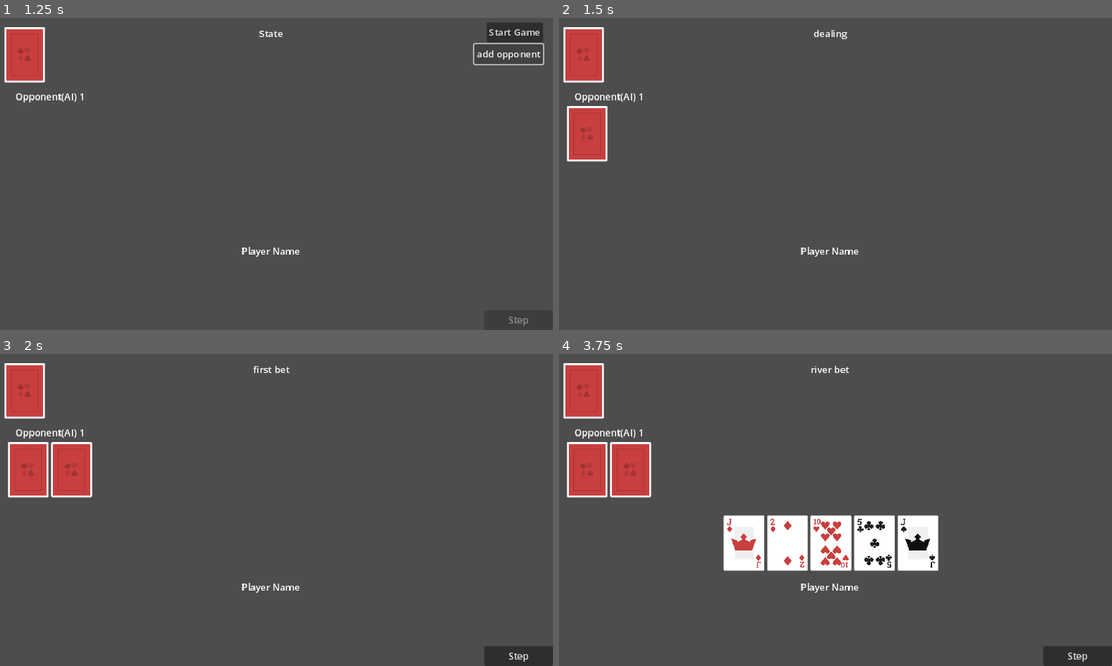
Above: before the commit, frames 1-4 (two rows, left to right).
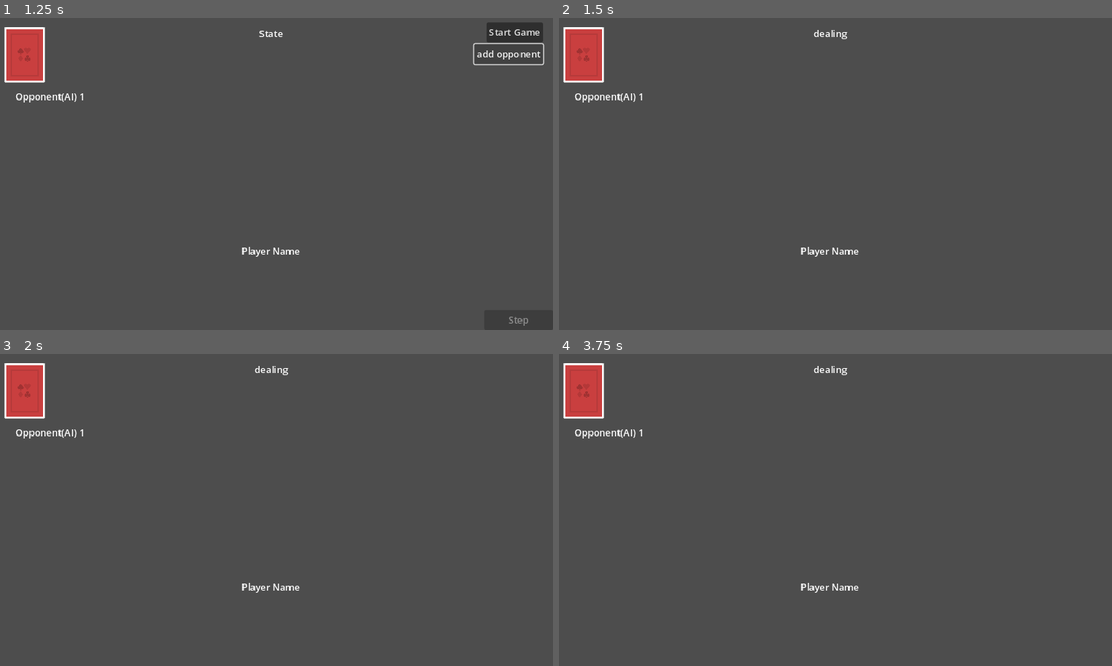
Above: after the commit, the same moments.

Repository: Posiden104/poker
Game: Godot game, scene res://scenes/poker.tscn
Same seed, same stepped clock (60 frames per second), same inputs: the game is played once before the commit and once after it. This scene is started directly instead of the project's main scene.
Inputs (mouse positions are in pixels of both pictures, inside the frame that each line leads up to):
- Up to frame 1 (1.25 s): click "add opponent" at 0.5 s
- Up to frame 2 (1.5 s): click "Start Game" at 1.25 s
- Up to frame 3 (2 s): no input
- Up to frame 4 (3.75 s): click (1078, 656) at 2 s, where only the run before the commit has a clickable "Step"; click (1078, 656) at 2.75 s, where only the run before the commit has a clickable "Step"; click (1078, 656) at 3.5 s, where only the run before the commit has a clickable "Step"

Frame 1 is identical in both runs. In frame 2, 1.3% of the frame differs, in the area x 1-9%, y 28-47%; in frame 3, 3.5%; in frame 4, 10%, in the area x 1-100%, y 3-100%.
Error after the commit: Invalid access to property or key 'cards' on a base object of type 'Dictionary'. (res://scripts/poker_manager.gd:135)

Commit message:
slightly better opponent dealing?

Diff:
--- a/scenes/poker.tscn
+++ b/scenes/poker.tscn
@@ -145,23 +145,18 @@
 
 [node name="OpponentHand" parent="PokerCanvas/OpponentHands" instance_placeholder="res://scenes/opponent_hand.tscn"]
 layout_mode = 2
-multiplayer_id = 0
 
 [node name="OpponentHand2" parent="PokerCanvas/OpponentHands" instance_placeholder="res://scenes/opponent_hand.tscn"]
 layout_mode = 2
-multiplayer_id = 0
 
 [node name="OpponentHand3" parent="PokerCanvas/OpponentHands" instance_placeholder="res://scenes/opponent_hand.tscn"]
 layout_mode = 2
-multiplayer_id = 0
 
 [node name="OpponentHand4" parent="PokerCanvas/OpponentHands" instance_placeholder="res://scenes/opponent_hand.tscn"]
 layout_mode = 2
-multiplayer_id = 0
 
 [node name="OpponentHand5" parent="PokerCanvas/OpponentHands" instance_placeholder="res://scenes/opponent_hand.tscn"]
 layout_mode = 2
-multiplayer_id = 0
 
 [node name="StateLabel" type="Label" parent="PokerCanvas"]
 anchors_preset = 5
--- a/scripts/game_manager.gd
+++ b/scripts/game_manager.gd
@@ -8,6 +8,11 @@
 var deck: Deck
 var deck_manager: DeckManager
 
+func find_player(id):
+	for p in Players:
+		if Players[p].id == id:
+			return Players[p]
+
 func add_ai_player():
 	ai_players -= 1
 	Players[ai_players] = {
--- a/scripts/hand_base.gd
+++ b/scripts/hand_base.gd
@@ -7,7 +7,6 @@
 @export var multiplayer_id: int
 
 var cards: Array[Card]
-var id: int = -1
 
 func setup():
 	SIGNAL_BUS.register_player.emit(self)
@@ -16,15 +15,12 @@
 func set_name_label(label_name):
 	name_label.text = label_name
 
-func set_player_id(id):
+func set_multiplayer_id(id):
 	multiplayer_id = id
 
 func clear():
 	for child in hand_container.get_children():
 		child.queue_free()
-
-func set_id(_id):
-	id = _id
 
 func card_count() -> int:
 	return cards.size()
@@ -46,6 +42,12 @@
 	#print("[%d] - Deal down called on base hand" % multiplayer_id)
 	pass
 
+func reveal(c1, c2):
+	clear()
+	deal(c1)
+	deal(c2)
+	show_hand()
+
 func request_bet():
 	return 1
 
--- a/scripts/multiplayer/MiltiplayerController.gd
+++ b/scripts/multiplayer/MiltiplayerController.gd
@@ -46,7 +46,8 @@
 	if !GameManager.Players.has(id):
 		GameManager.Players[id] = {
 			"name": name,
-			"id": id
+			"id": id,
+			"cards": []
 		}
 		add_text_to_message_box("%s joined" % name)
 
--- a/scripts/multiplayer/lobby.gd
+++ b/scripts/multiplayer/lobby_dont_use.gd
@@ -23,15 +23,12 @@
 
 var players_loaded = 0
 
-
-
 func _ready():
 	multiplayer.peer_connected.connect(_on_player_connected)
 	multiplayer.peer_disconnected.connect(_on_player_disconnected)
 	multiplayer.connected_to_server.connect(_on_connected_ok)
 	multiplayer.connection_failed.connect(_on_connected_fail)
 	multiplayer.server_disconnected.connect(_on_server_disconnected)
-
 
 func join_game(address = ""):
 	if address.is_empty():
--- /dev/null
+++ b/scripts/multiplayer/server_player.gd
@@ -0,0 +1,5 @@
+class_name ServerPlayer
+extends Resource
+
+var multiplayer_id: int
+var cards: Array[Card]
--- a/scripts/opponent_manager.gd
+++ b/scripts/opponent_manager.gd
@@ -19,7 +19,7 @@
 	opponent_hbox.add_child(o)
 	opponents.push_back(o)
 	o.set_name_label(opponent_name)
-	o.set_player_id(opponent_id)
+	o.set_multiplayer_id(opponent_id)
 	o.setup()
 
 
--- a/scripts/poker_manager.gd
+++ b/scripts/poker_manager.gd
@@ -20,6 +20,7 @@
 var hand_limit = 2
 
 var players: Array[HandBase]
+#var server_players: Array[ServerPlayer]
 var active_player_pointer: int = 0
 var rounds_dealt = 0
 var deal_target = 0
@@ -49,7 +50,7 @@
 		if player.id == multiplayer.get_unique_id():
 			local_player.set_name_label(player.name)
 			local_player.setup()
-			local_player.set_player_id(player.id)
+			local_player.set_multiplayer_id(player.id)
 		else:
 			opponent_manager.add_opponent(player.name, player.id)
 
@@ -104,7 +105,12 @@
 
 func register_player(player_hand: HandBase):
 	players.append(player_hand)
-	player_hand.set_id(players.size() - 1)
+	#player_hand.set_id(players.size() - 1)
+
+	#if multiplayer.is_server():
+		#var sp = ServerPlayer.new()
+		#sp.multiplayer_id = player_hand.multiplayer_id
+		#server_players.append(sp)
 
 func unregister_player(player_hand: HandBase):
 	players.erase(player_hand)
@@ -124,10 +130,14 @@
 		deal_timer.timeout.connect(deal_hands)
 	var c: Card = deck_manager.deal()
 	var active_player = players[active_player_pointer]
+	#var server_player = server_players[active_player_pointer]
+	var p = GameManager.find_player(active_player.multiplayer_id)
+	p.cards.append(c)
 
 	var data = inst_to_dict(c)
 	local_player.deal.rpc_id(active_player.multiplayer_id, data)
 	active_player.deal_down.rpc()
+	#server_player.cards.append(c)
 
 	active_player_pointer += 1
 
@@ -168,11 +178,22 @@
 	deal_timer.start()
 
 func reveal():
-	for p in players:
-		p.show_hand()
+	if not multiplayer.is_server(): return
+	for i in players.size():
+		var p = players[i]
+		var sp = GameManager.find_player(p.multiplayer_id)
+		var c1 = inst_to_dict(sp.cards[0])
+		var c2 = inst_to_dict(sp.cards[1])
+		reveal_player.rpc(p.multiplayer_id, c1, c2)
 
 	step_button.visible = true
 	step_button.disabled = false
+
+@rpc("call_local")
+func reveal_player(id, c1, c2):
+	for p in players:
+		if p.multiplayer_id == id:
+			p.reveal(c1, c2)
 
 func cleanup():
 	for c in center_cards.cards:
@@ -185,6 +206,9 @@
 			deck_manager.discard(c)
 		p.clear()
 
+	for sp in GameManager.Players:
+		sp.cards.clear()
+
 	rounds_dealt = 0
 
 
